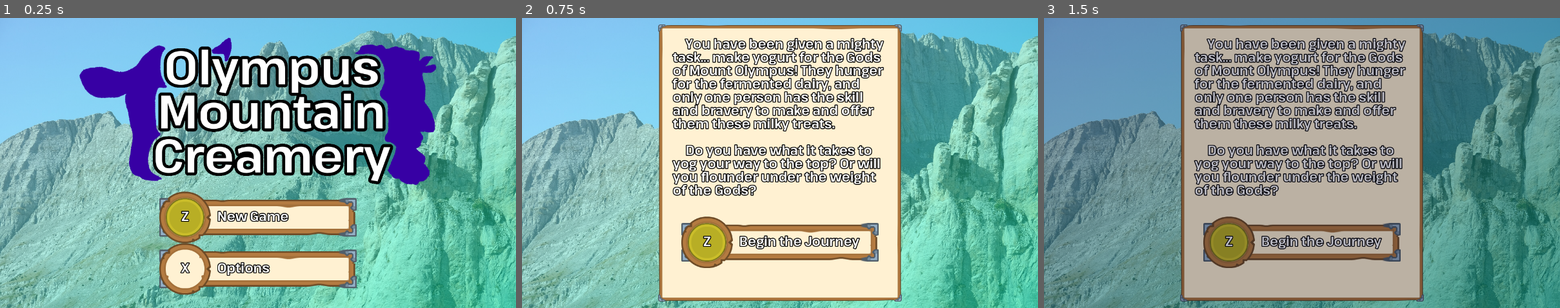
Above: before the commit, frames 1-3 (left to right).
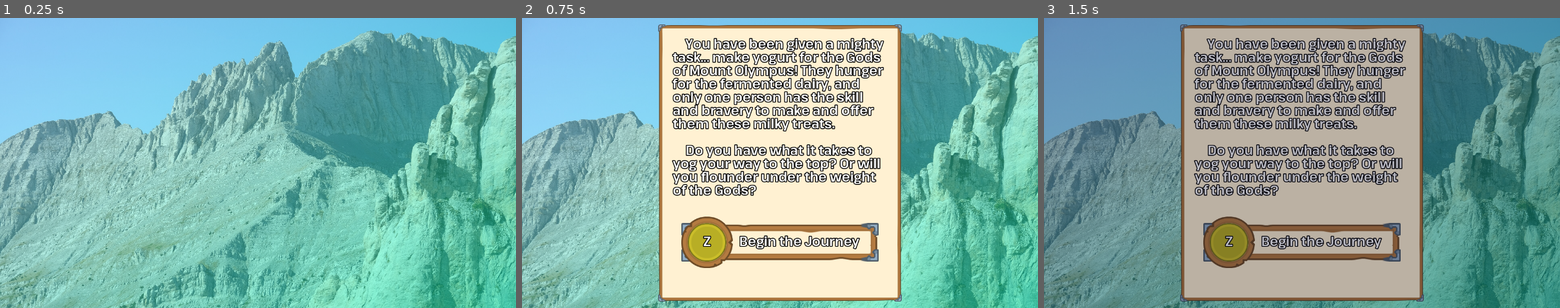
Above: after the commit, the same moments.

Repository: HauntedBees/olympus-mountain-creamery
Game: Godot game, scene res://game_scenes/00_title/title_scene.tscn
Two runs of this game, one before a commit and one after it. Both use one fixed random seed, a clock stepped at 60 frames per second and the inputs below.
Inputs (mouse positions are in pixels of both pictures, inside the frame that each line leads up to):
- Up to frame 1 (0.25 s): no input
- Up to frame 2 (0.75 s): tap Enter at 0.5 s; move the mouse to (893, 148) at 0.52 s; hold Z (button_one) from 0.53 s (still down); click (893, 148) at 0.67 s
- Up to frame 3 (1.5 s): tap Space at 1.25 s; move the mouse to (1198, 177) at 1.27 s; release Z (button_one) at 1.28 s; tap Z (button_one) at 1.35 s; click (1198, 177) at 1.42 s

The runs differ from the first frame. In frame 1, 30% of the frame differs, in the area x 15-85%, y 6-96%; in frame 2, nothing differs; in frame 3, nothing differs.

Commit message:
informational milks

Diff:
--- a/game_scenes/00_title/title_scene.gd
+++ b/game_scenes/00_title/title_scene.gd
@@ -12,6 +12,7 @@
 @onready var _options: Array[ActionPrompt] = [%Toggle, %Speed, %Timer, %MultiPour, %RemapPrimary, %RemapSecondary, %Return]
 @onready var _remap_dialog: Control = %Remap
 @onready var _remap_text: Label = %RemapText
+@onready var _option_info: Label = %OptionInfo
 
 func _process(delta: float) -> void:
 	_timer -= delta
@@ -108,3 +109,11 @@
 			o.state = ActionPrompt.State.Next
 		else:
 			o.state = ActionPrompt.State.None
+	match _option_idx:
+		0: _option_info.text = "Sometimes you'll need to hold down a Button to perform an action. \"Push to Toggle\" lets you press the Button to start and stop the action instead."
+		1: _option_info.text = "Set the speed for various in-game actions, like how fast milk is poured. Higher speeds are more difficult."
+		2: _option_info.text = "When enabled, you will have to complete the Gods' requests in a certain amount of time or else you'll fail."
+		3: _option_info.text = "By default, you must hold the Primary Button to pour liquids, and you'll stop once you release. \"Multi-Pour\" lets you start & stop pouring multiple times."
+		4: _option_info.text = "Remap the Primary Button, which defaults to the Z key on a QWERTY keyboard and the A button on a standard PC gamepad."
+		5: _option_info.text = "Remap the Secondary Button, which defaults to the X key on a QWERTY keyboard and the B button on a standard PC gamepad."
+		6: _option_info.text = "Save your changes and return to the title screen so you can get your yogurt journey started!"
--- a/game_scenes/00_title/title_scene.tscn
+++ b/game_scenes/00_title/title_scene.tscn
@@ -13,6 +13,11 @@
 fill_from = Vector2(1, 1)
 fill_to = Vector2(0, 0)
 
+[sub_resource type="LabelSettings" id="LabelSettings_hw5it"]
+font_size = 28
+outline_size = 6
+outline_color = Color(0, 0, 0, 1)
+
 [sub_resource type="LabelSettings" id="LabelSettings_cq3a4"]
 font_size = 28
 font_color = Color(0, 0, 0, 1)
@@ -48,6 +53,7 @@
 
 [node name="MainMenu" type="VBoxContainer" parent="."]
 unique_name_in_owner = true
+visible = false
 layout_mode = 1
 anchors_preset = 8
 anchor_left = 0.5
@@ -156,10 +162,14 @@
 grow_horizontal = 2
 theme_override_constants/separation = 48
 
-[node name="PanelContainer" type="PanelContainer" parent="OptionsMenu"]
-layout_mode = 2
-
-[node name="Label" type="Label" parent="OptionsMenu/PanelContainer"]
+[node name="CenterContainer" type="CenterContainer" parent="OptionsMenu"]
+layout_mode = 2
+
+[node name="PanelContainer" type="PanelContainer" parent="OptionsMenu/CenterContainer"]
+layout_mode = 2
+
+[node name="Label" type="Label" parent="OptionsMenu/CenterContainer/PanelContainer"]
+custom_minimum_size = Vector2(240, 0)
 layout_mode = 2
 text = "Options"
 horizontal_alignment = 1
@@ -167,6 +177,7 @@
 [node name="HBoxContainer" type="HBoxContainer" parent="OptionsMenu"]
 layout_mode = 2
 theme_override_constants/separation = 32
+alignment = 1
 
 [node name="VBoxContainer" type="VBoxContainer" parent="OptionsMenu/HBoxContainer"]
 layout_mode = 2
@@ -275,15 +286,14 @@
 scale = Vector2(0.75, 0.75)
 text = "Return to Title"
 
-[node name="Transition" type="ColorRect" parent="."]
-unique_name_in_owner = true
-layout_mode = 1
-anchors_preset = 15
-anchor_right = 1.0
-anchor_bottom = 1.0
-grow_horizontal = 2
-grow_vertical = 2
-color = Color(0, 0, 0.12549, 0)
+[node name="OptionInfo" type="Label" parent="OptionsMenu"]
+unique_name_in_owner = true
+custom_minimum_size = Vector2(1100, 0)
+layout_mode = 2
+text = "Here's information about what you picked bru whatsie daisey ha ha"
+label_settings = SubResource("LabelSettings_hw5it")
+horizontal_alignment = 1
+autowrap_mode = 3
 
 [node name="Remap" type="Control" parent="."]
 unique_name_in_owner = true
@@ -331,3 +341,13 @@
 text = "Press any key to remap the Primary Button to the new key."
 label_settings = SubResource("LabelSettings_cq3a4")
 autowrap_mode = 3
+
+[node name="Transition" type="ColorRect" parent="."]
+unique_name_in_owner = true
+layout_mode = 1
+anchors_preset = 15
+anchor_right = 1.0
+anchor_bottom = 1.0
+grow_horizontal = 2
+grow_vertical = 2
+color = Color(0, 0, 0.12549, 0)
Not shown: 1 places in game_scenes/00_title/title_scene.tscn that only renumber resources
